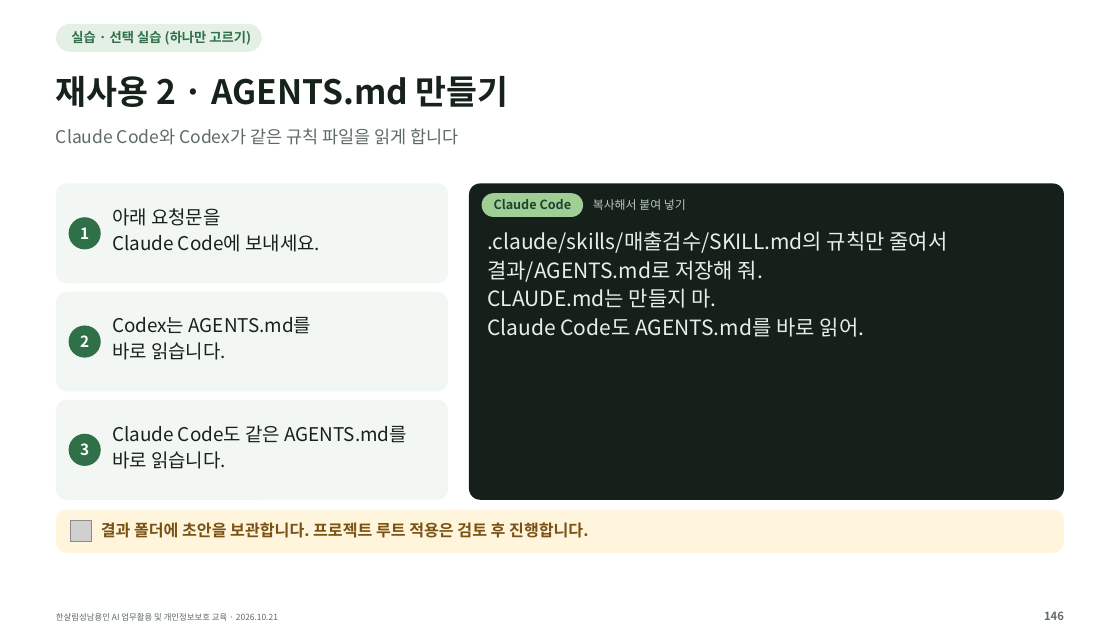
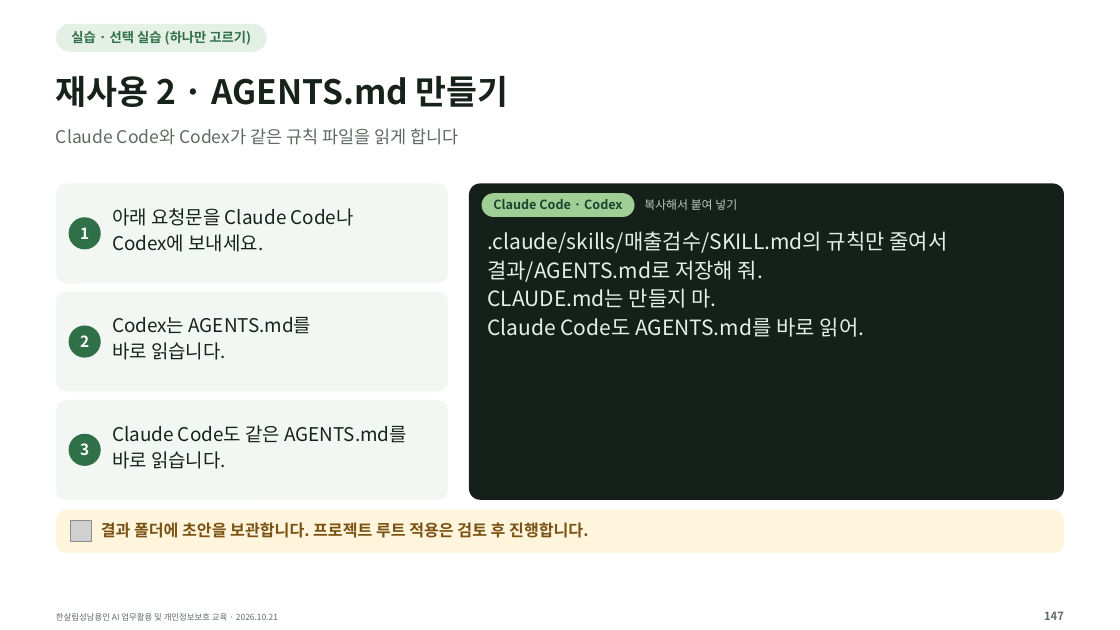
Before and after one commit to kscold/kscold-blog-version-2, a slide deck: slide 147 of apps/web/public/hansalim/files/한살림_AI교육_강의자료.pptx (slide 146 before the commit). Drawn at 1120x630 pixels with LibreOffice and Linux fonts; fonts in the diff are those of the drawing; grey boxes stand for pictures. Boxes give left, top, right and bottom in pixels: in the first picture for what was removed or moved away, otherwise in the second. Text is boxed around its words. In the diff, an @@ line names an element or a change of style, - is before the commit and + after.

```diff
--- a/apps/web/public/hansalim/files/한살림_AI교육_강의자료.pptx
+++ b/apps/web/public/hansalim/files/한살림_AI교육_강의자료.pptx
@@ rounded rectangle: place and size @@
-rounded rectangle at bbox=[56, 24, 262, 51]
+rounded rectangle at bbox=[56, 24, 267, 51]
@@ text at bbox=[112, 208, 354, 252]: text changed @@
-아래 요청문을
-Claude Code에 보내세요.
+아래 요청문을 Claude Code나
+Codex에 보내세요.
@@ rounded rectangle: place and size @@
-rounded rectangle at bbox=[481, 193, 583, 217]
+rounded rectangle at bbox=[481, 193, 634, 217]
@@ text at bbox=[493, 199, 622, 209]: text changed @@
-Claude Code
+Claude Code · Codex
@@ text "복사해서 붙여 넣기": place and size @@
-text "복사해서 붙여 넣기" at bbox=[593, 199, 686, 210]
+text "복사해서 붙여 넣기" at bbox=[644, 199, 737, 210]
@@ text at bbox=[1044, 611, 1064, 620]: text changed @@
-146
+147
```
Also in this commit, not shown: 151 other slides changed, 2 slides added, 1 slide removed, 3 other files.
